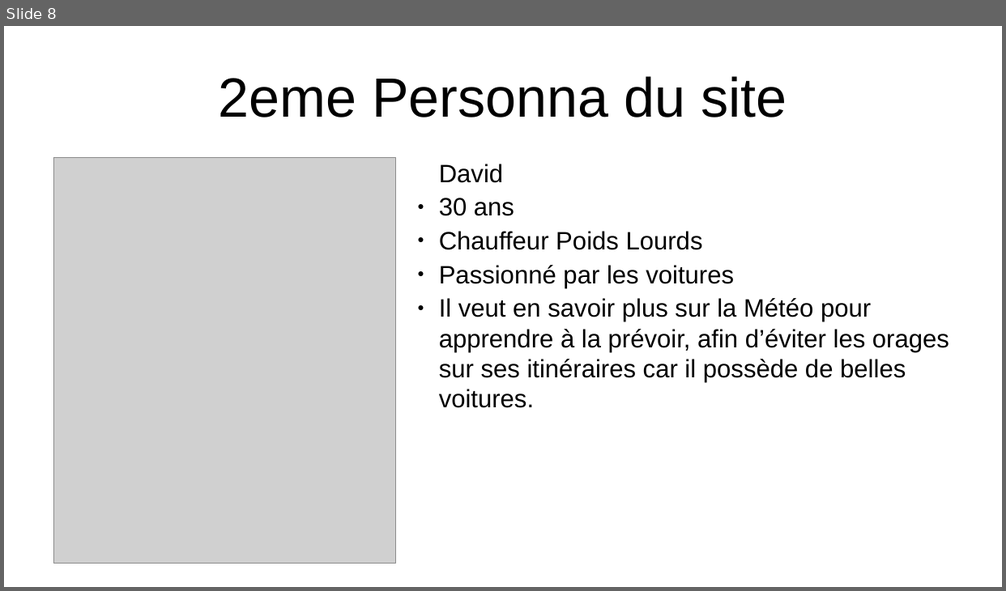
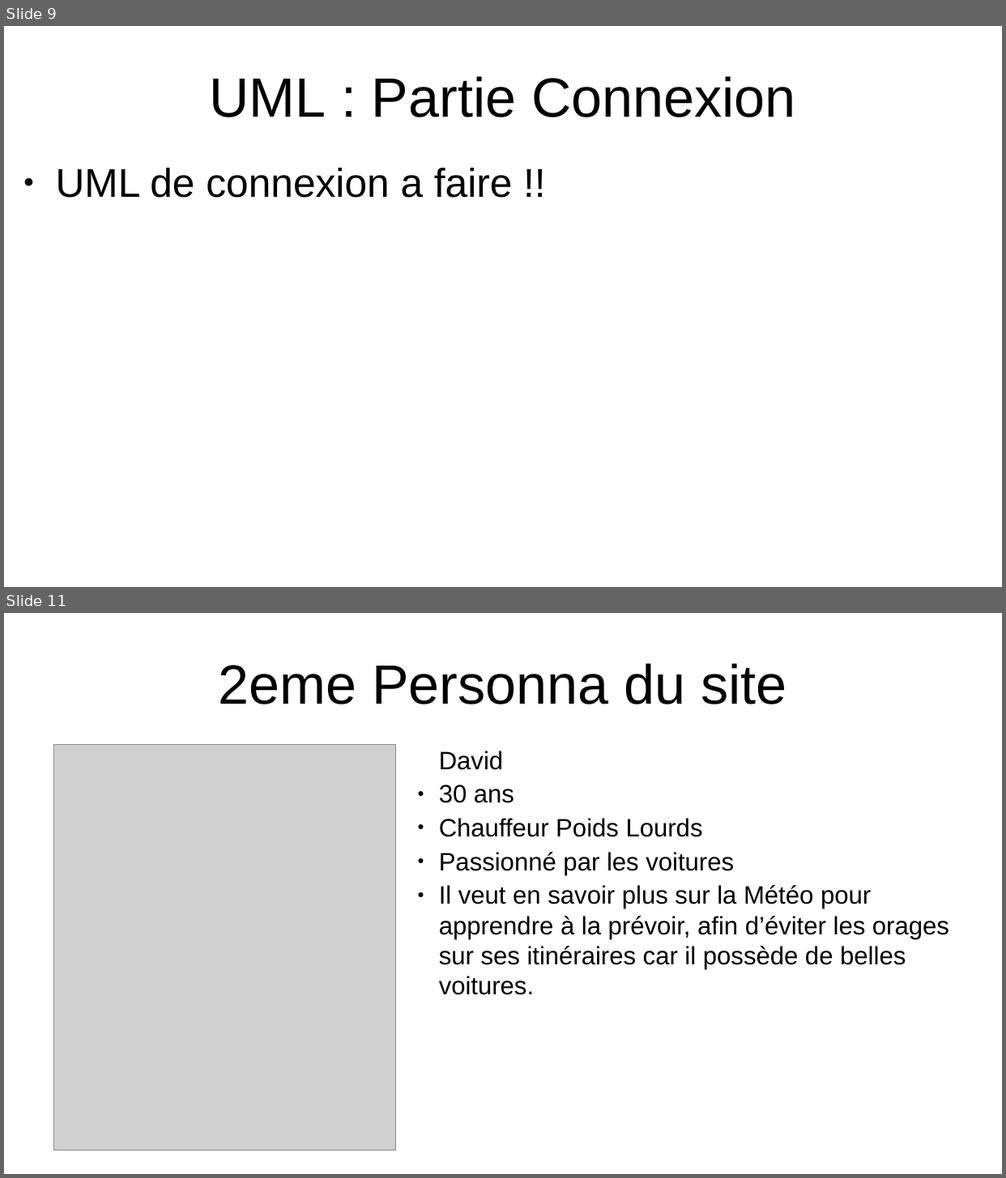
Before and after one commit to Max50603/PROJET--FINAL, a slide deck: PROJET/PROJET FINALE POWERPOINT.odp. Shown one above the other, each under a label of ours: slide 8 before the commit, slides 9 and 11 after it; the slides between them are not shown. The pictures are 1006x591 and 1006x1178 pixels, drawn with LibreOffice and Linux fonts; fonts in the diff are those of the drawing; grey boxes stand for pictures. Boxes give left, top, right and bottom in pixels: in the first picture for what was removed or moved away, otherwise in the second. Text is boxed around its words. In the diff, an @@ line names an element or a change of style, - is before the commit and + after.

```diff
--- a/PROJET/PROJET FINALE POWERPOINT.odp
+++ b/PROJET/PROJET FINALE POWERPOINT.odp
@@ slide 9 added at bbox=[4, 26, 1002, 587], background #FFFFFF @@
@@ title added at bbox=[209, 76, 795, 118], 44 pt, text #000000 @@
+UML : Partie Connexion
@@ text added at bbox=[56, 168, 513, 198], 32 pt, text #000000 @@
+● UML de connexion a faire !!
@@ what was slide 8 is now slide 11 @@
```
Also in this commit, not shown: 8 slides changed, 5 other slides added, 2 slides removed, 5 other files.
